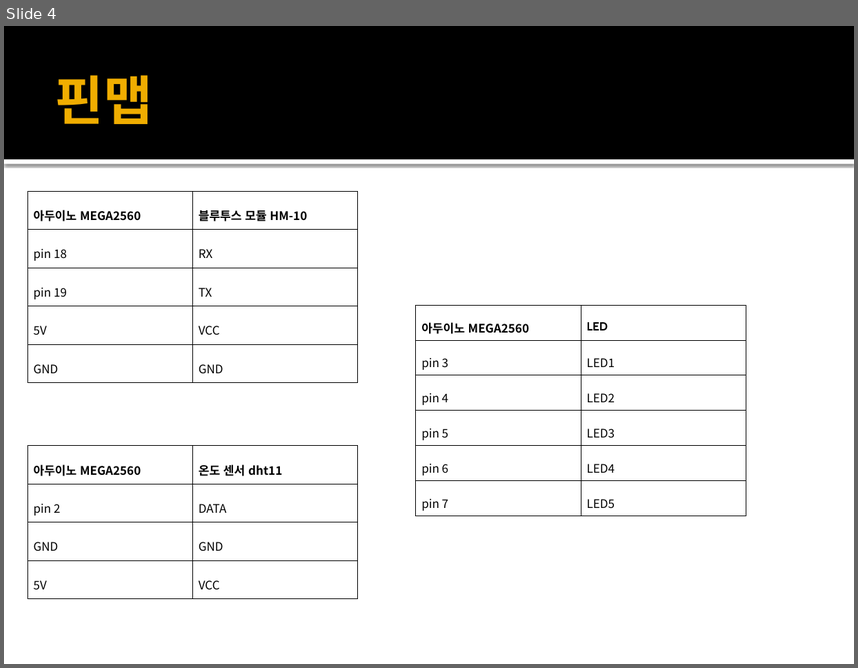
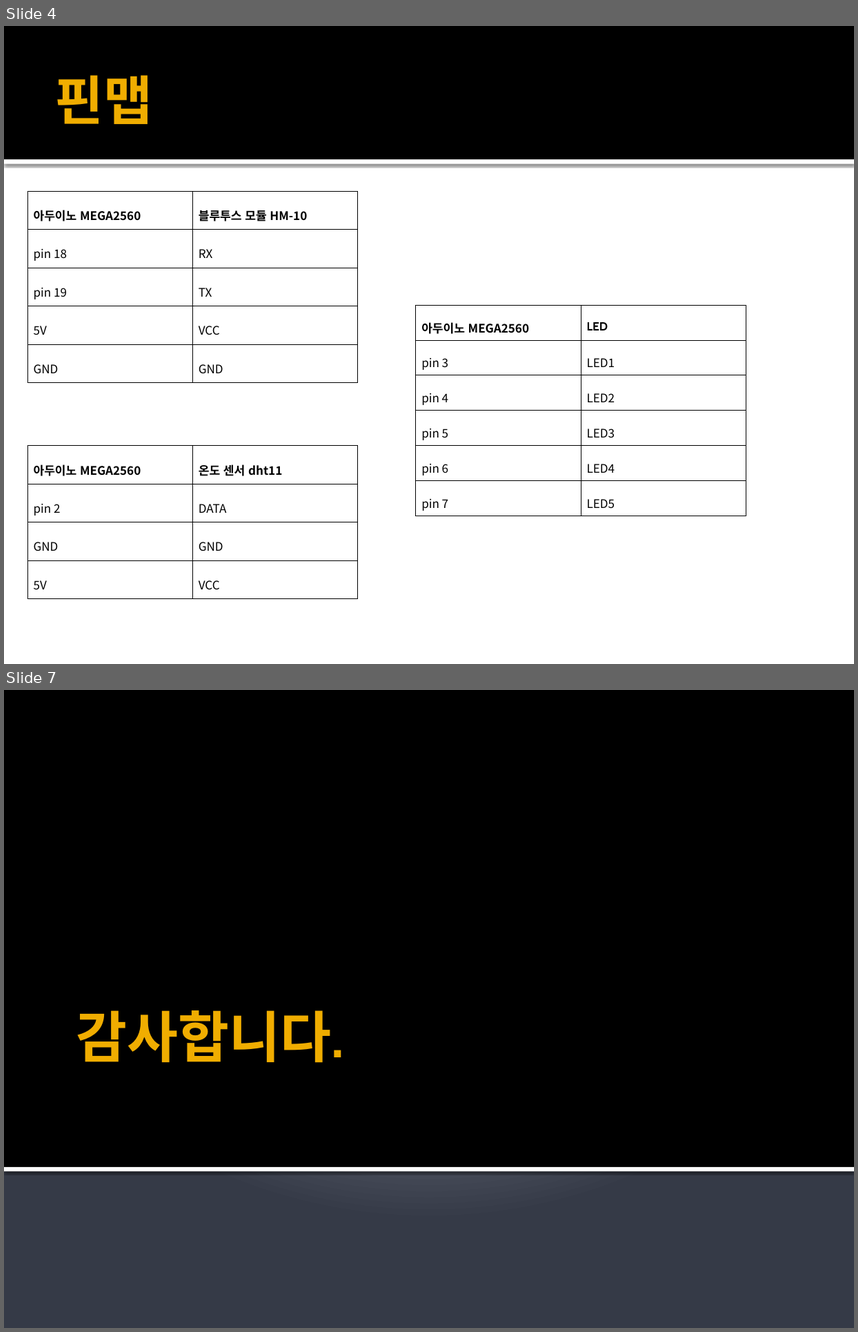
Before and after one commit to kutmicro/2015136102, a slide deck: 아이 보호기.pptx. Shown one above the other, each under a label of ours: slide 4 before the commit, slides 4 and 7 after it; the slides between them are not shown. The pictures are 858x668 and 858x1332 pixels, drawn with LibreOffice and Linux fonts; fonts in the diff are those of the drawing. Boxes give left, top, right and bottom in pixels: in the first picture for what was removed or moved away, otherwise in the second. Text is boxed around its words. In the diff, an @@ line names an element or a change of style, - is before the commit and + after.

```diff
--- a/아이 보호기.pptx
+++ b/아이 보호기.pptx
@@ slide 7 added at bbox=[4, 690, 854, 1328], background gradient #C1C5D3 to #BFC4D2 to #353B47 @@
@@ rectangle added at bbox=[4, 690, 854, 1167], fill #000000 @@
@@ title added at bbox=[76, 1010, 345, 1063], 47 pt, text #F0AD00, bold @@
+감사합니다.
@@ rectangle added at bbox=[4, 1167, 854, 1171], fill #FFFFFF @@
```
Also in this commit, not shown: 2 other slides added.
